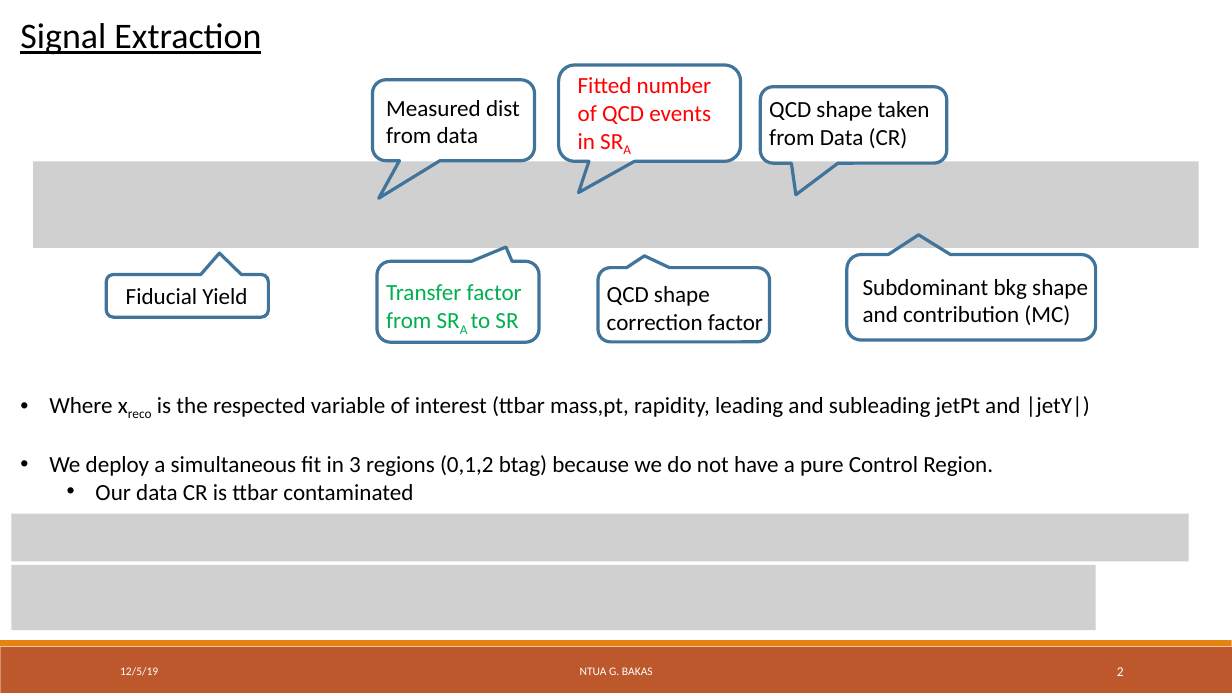
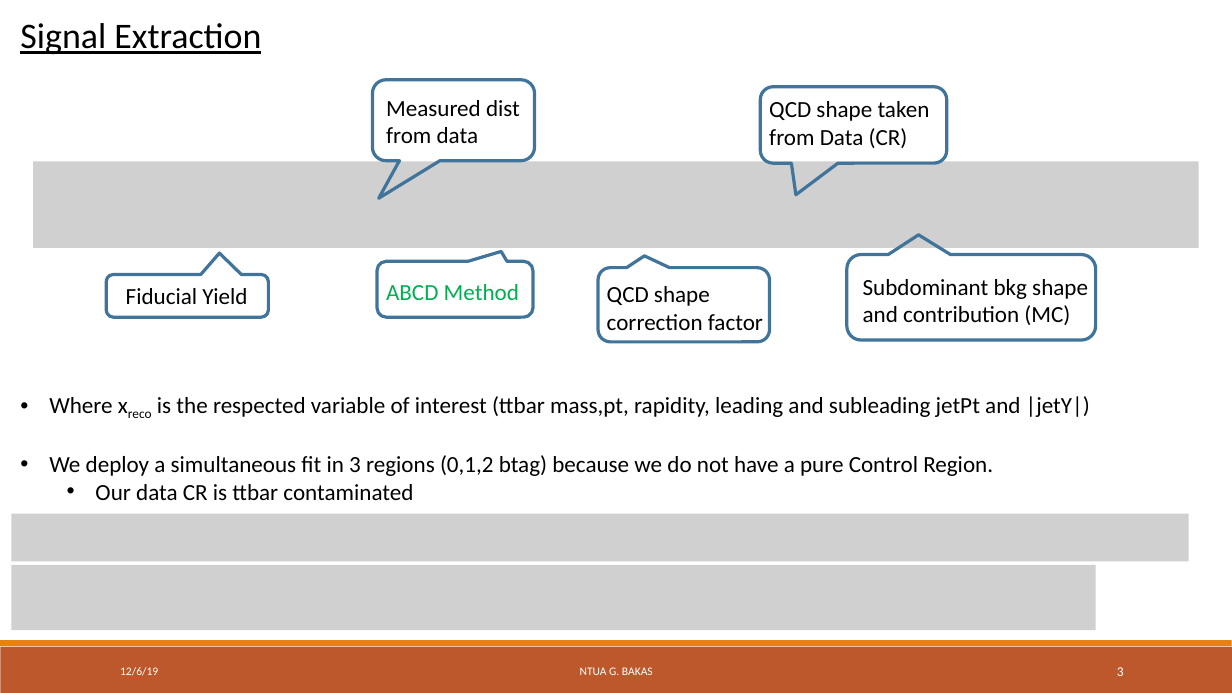
Before and after one commit to georgebakas/HEP-NTUA, a slide deck: slide 3 of Weekly Meetings/HEP_Weekly_6December2019.pptx (slide 2 before the commit). Drawn at 1232x693 pixels with LibreOffice and Linux fonts; fonts in the diff are those of the drawing; grey boxes stand for pictures; background and template pictures are left out. Boxes give left, top, right and bottom in pixels: in the first picture for what was removed or moved away, otherwise in the second. Text is boxed around its words. In the diff, an @@ line names an element or a change of style, - is before the commit and + after.

```diff
--- a/Weekly Meetings/HEP_Weekly_6December2019.pptx
+++ b/Weekly Meetings/HEP_Weekly_6December2019.pptx
@@ rounded speech box removed at [559,65,741,161] @@
@@ text removed at [578,77,711,149] @@
-Fitted number of QCD events in SRA
@@ rounded speech box: place and size @@
-rounded speech box at [377,262,539,343]
+rounded speech box at [377,262,533,317]
@@ text at [386,284,519,300]: text changed @@
-Transfer factor from SRA to SR
+ABCD Method
@@ text at [120,667,158,676]: text changed @@
-12/5/19
+12/6/19
```
Also in this commit, not shown: 4 other slides changed, 4 slides added, 33 other files.
